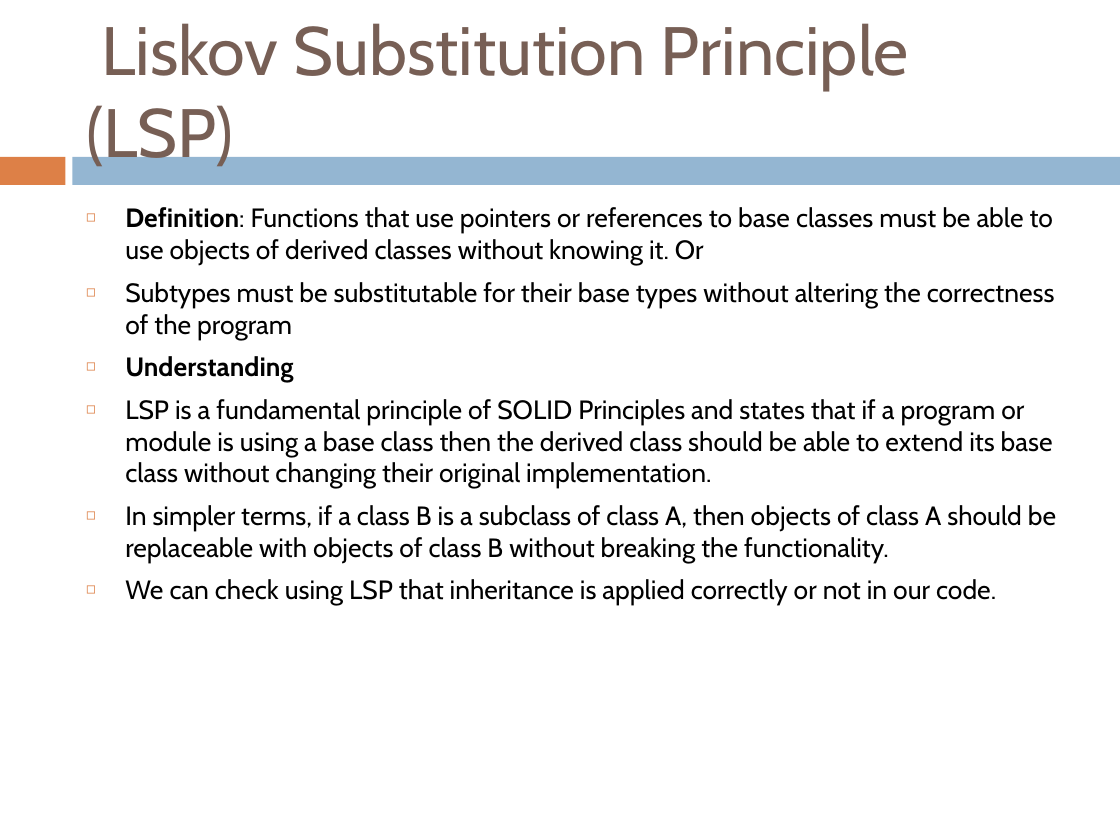
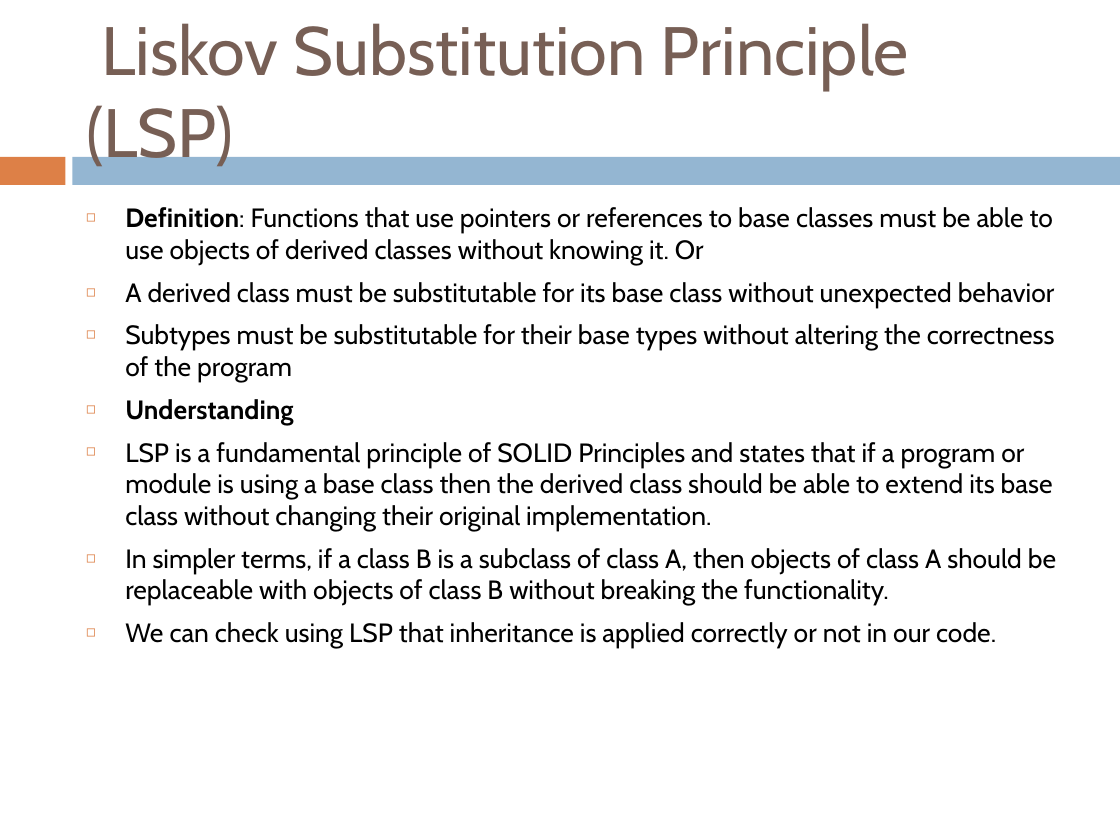
Before and after one commit to IDEDOTNETREACT/idedotnetreact, a slide deck: slide 5 of Week-4/SOLID Princples.pptx. Drawn at 1120x840 pixels with LibreOffice and Linux fonts; fonts in the diff are those of the drawing. Boxes give left, top, right and bottom in pixels: in the first picture for what was removed or moved away, otherwise in the second. Text is boxed around its words. In the diff, an @@ line names an element or a change of style, - is before the commit and + after.

```diff
--- a/Week-4/SOLID Princples.pptx
+++ b/Week-4/SOLID Princples.pptx
@@ text at bbox=[125, 282, 1055, 308]: paragraph added @@
+◻ A derived class must be substitutable for its base class without unexpected behavior
```
Also in this commit, not shown: 3 other files.
